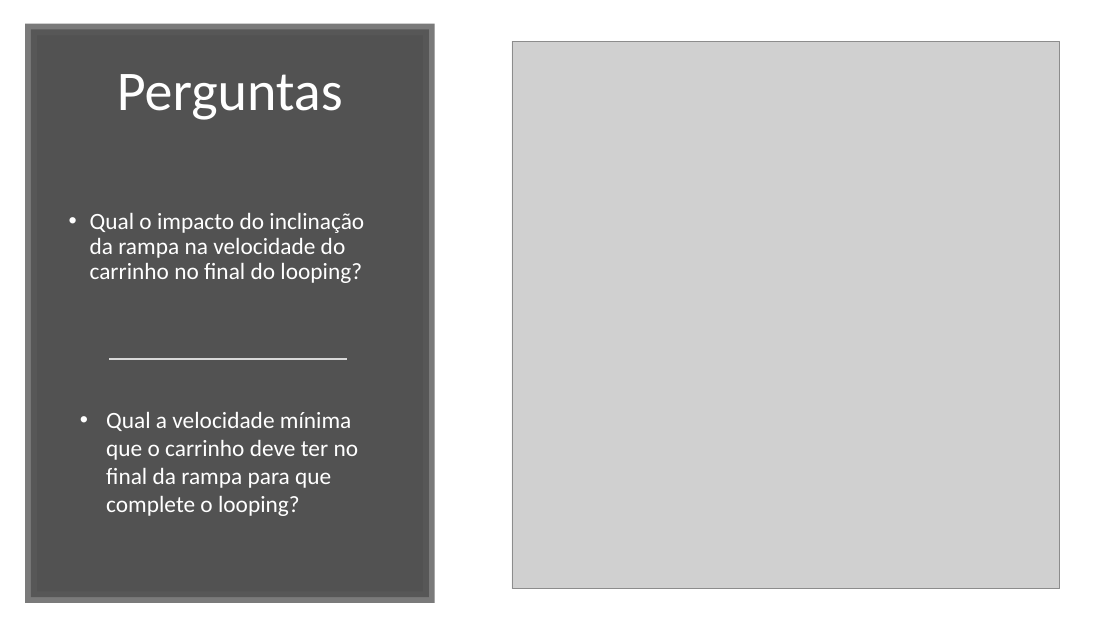
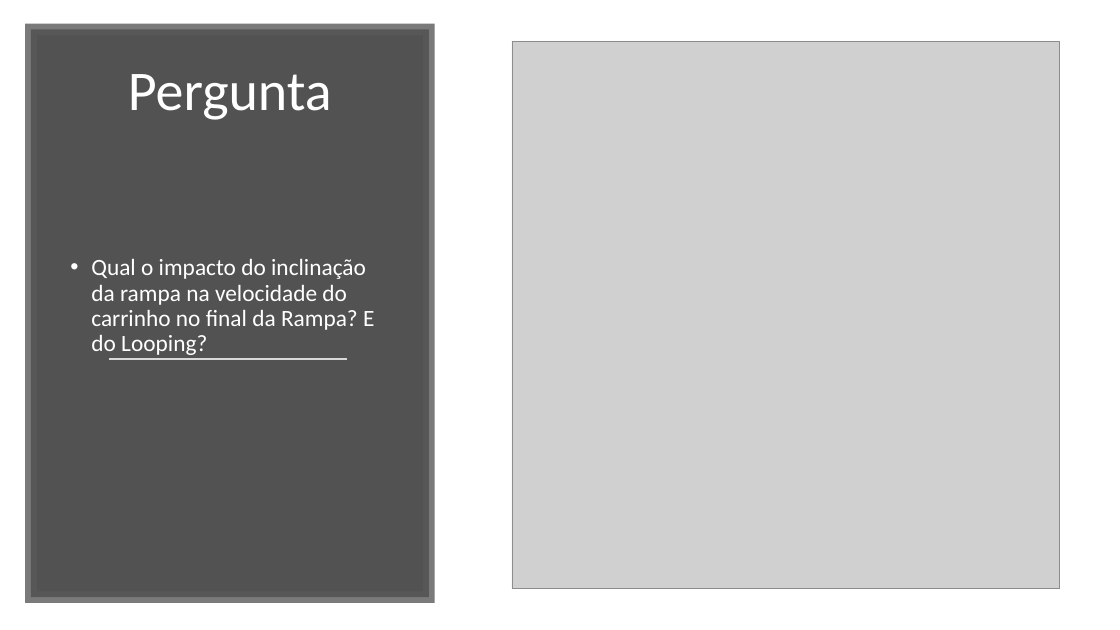
Before and after one commit to pedrocelia/Hot-Wheels, a slide deck: slide 2 of Projeto 3 – Modelagem e simulação do mundo.pptx. Drawn at 1120x630 pixels with LibreOffice and Linux fonts; fonts in the diff are those of the drawing; grey boxes stand for pictures. Boxes give left, top, right and bottom in pixels: in the first picture for what was removed or moved away, otherwise in the second. Text is boxed around its words. In the diff, an @@ line names an element or a change of style, - is before the commit and + after.

Commit message:
ppt

```diff
--- a/Projeto 3 – Modelagem e simulação do mundo.pptx
+++ b/Projeto 3 – Modelagem e simulação do mundo.pptx
@@ title at [128,74,332,120]: text changed @@
-Perguntas
+Pergunta
@@ text at [91,259,374,355]: text changed @@
-• Qual o impacto do inclinação da rampa na velocidade do carrinho no final do looping?
+• Qual o impacto do inclinação da rampa na velocidade do carrinho no final da Rampa? E do Looping?
@@ text removed at [106,412,359,516] @@
-• Qual a velocidade mínima que o carrinho deve ter no final da rampa para que complete o looping?
```
Also in this commit, not shown: 1 other slide changed.
